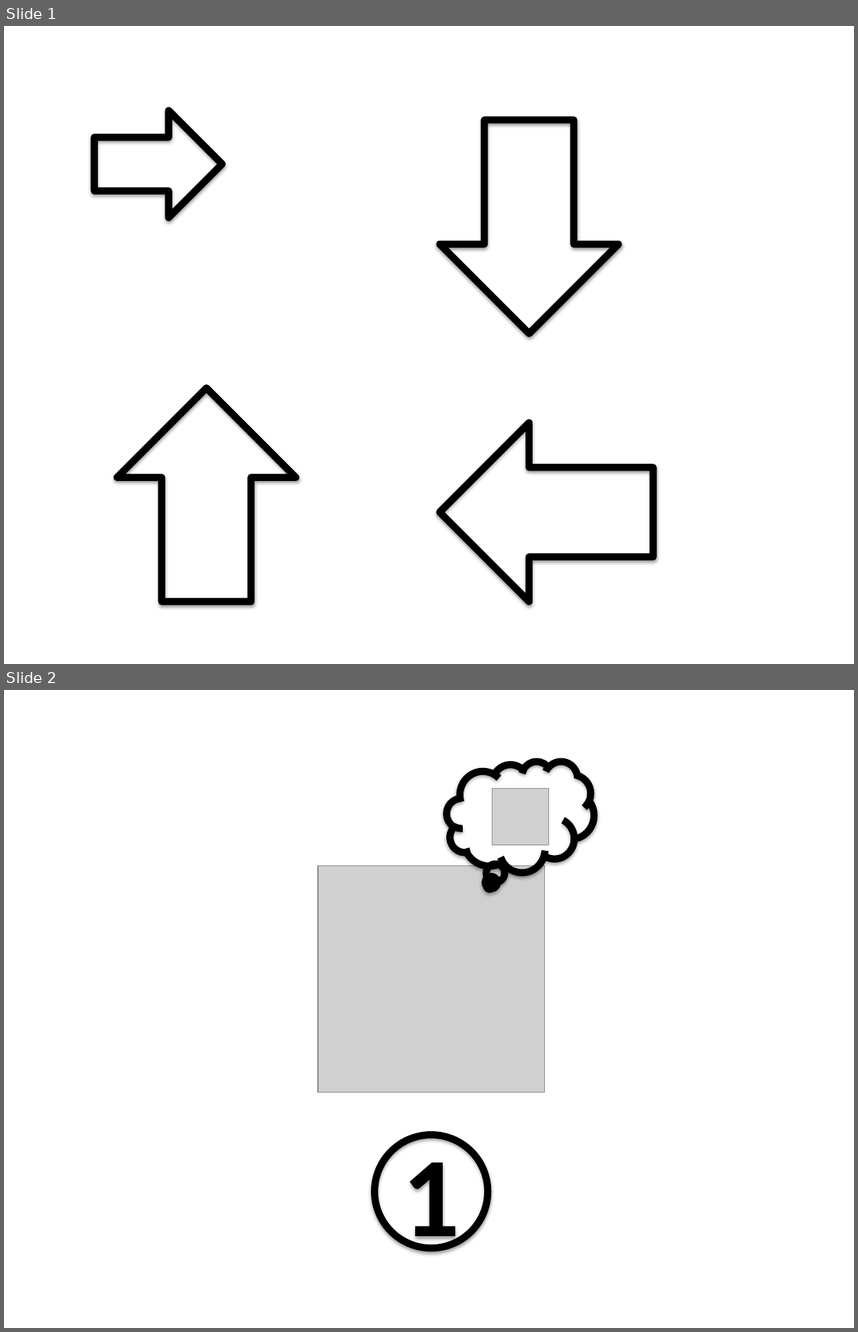
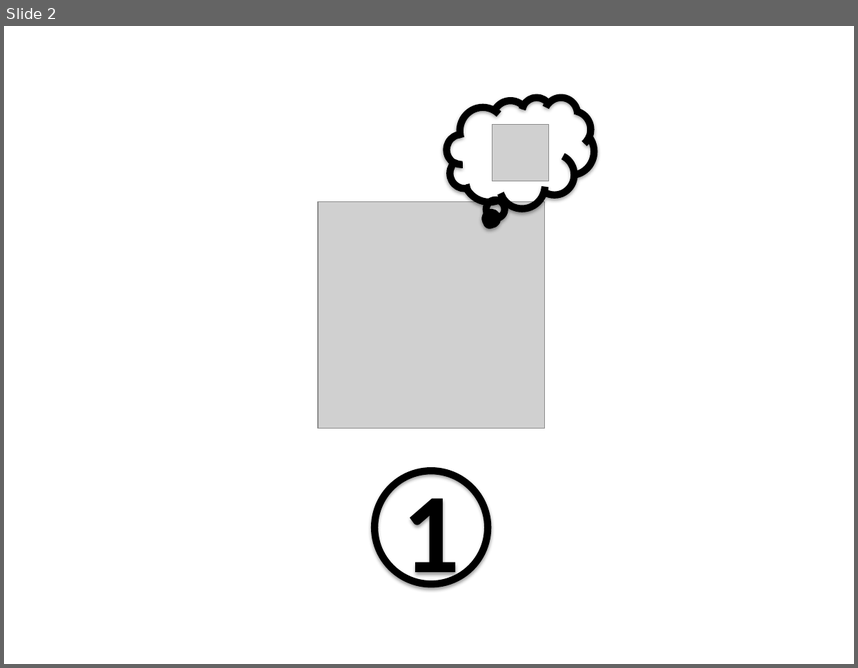
Before and after one commit to Anicky/FlashmUTT, a slide deck: Diagrammes/Scenarios - Schemas.pptx. Shown one above the other, each under a label of ours: slides 1 and 2 before the commit, slide 2 after it. The pictures are 858x1332 and 858x668 pixels, drawn with LibreOffice and Linux fonts; fonts in the diff are those of the drawing; grey boxes stand for pictures. Boxes give left, top, right and bottom in pixels: in the first picture for what was removed or moved away, otherwise in the second. Text is boxed around its words. In the diff, an @@ line names an element or a change of style, - is before the commit and + after.

```diff
--- a/Diagrammes/Scenarios - Schemas.pptx
+++ b/Diagrammes/Scenarios - Schemas.pptx
@@ slide 1 removed at <box>4,26,854,664</box>, background #FFFFFF @@
@@ right arrow removed at <box>94,110,221,217</box> @@
@@ right arrow removed at <box>439,120,618,333</box> @@
@@ right arrow removed at <box>117,388,296,601</box> @@
@@ right arrow removed at <box>440,422,653,601</box> @@
```
Also in this commit, not shown: 1 slide changed, 8 slides added, 12 other files.
